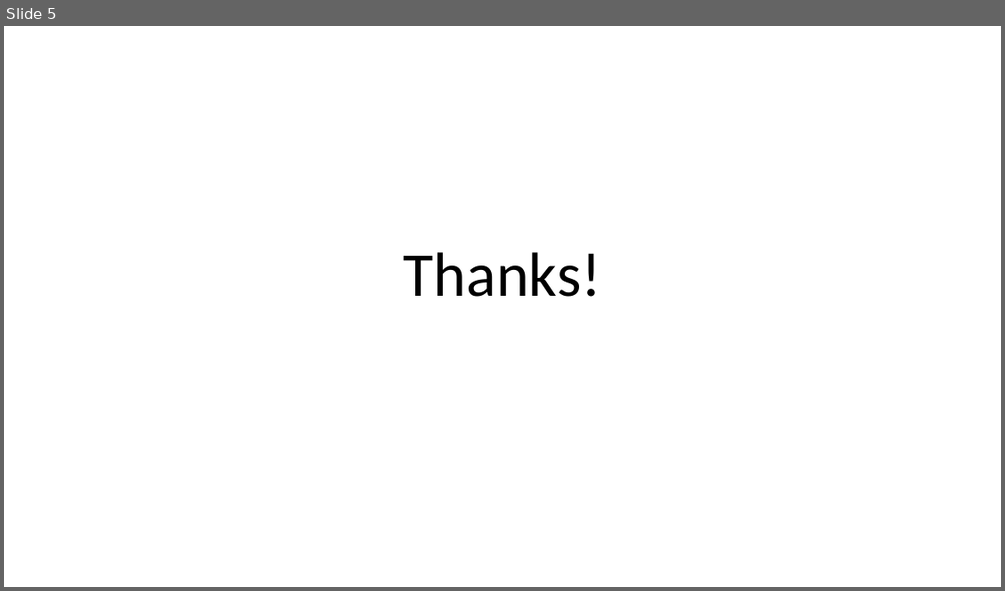
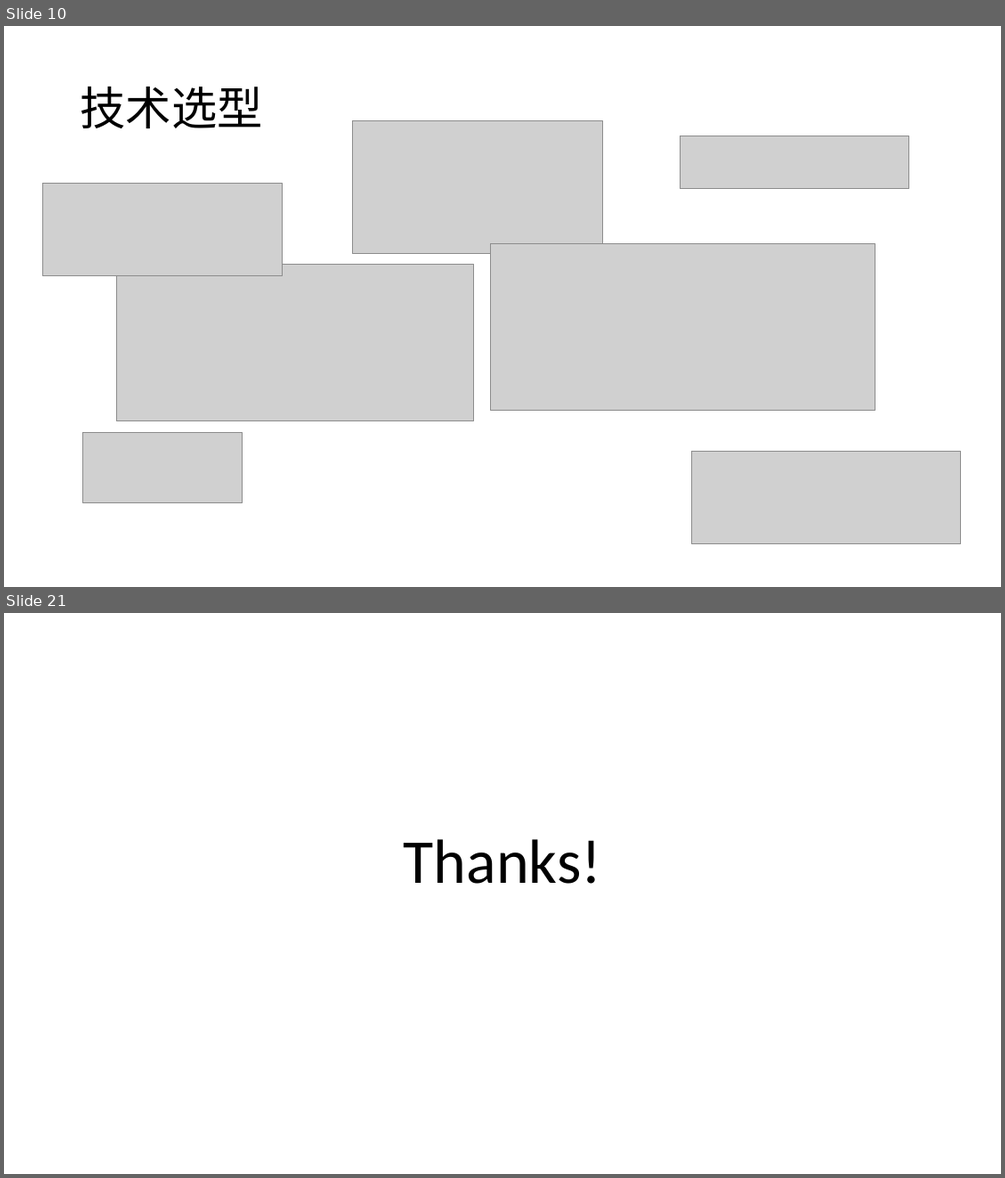
Before and after one commit to xiong35/netease-web, a slide deck: docs/项目介绍.pptx. Shown one above the other, each under a label of ours: slide 5 before the commit, slides 10 and 21 after it; the slides between them are not shown. The pictures are 1005x591 and 1005x1178 pixels, drawn with LibreOffice and Linux fonts; fonts in the diff are those of the drawing; grey boxes stand for pictures. Boxes give left, top, right and bottom in pixels: in the first picture for what was removed or moved away, otherwise in the second. Text is boxed around its words. In the diff, an @@ line names an element or a change of style, - is before the commit and + after.

```diff
--- a/docs/项目介绍.pptx
+++ b/docs/项目介绍.pptx
@@ slide 10 added at (4, 26, 1001, 587), background #FFFFFF @@
@@ title added at (80, 87, 262, 128), 44 pt, text #000000 @@
+技术选型
@@ picture added at (353, 121, 603, 253) @@
@@ picture added at (680, 136, 909, 189) @@
@@ picture added at (43, 183, 283, 276) @@
@@ picture added at (116, 265, 474, 421) @@
@@ picture added at (490, 244, 874, 410) @@
@@ picture added at (82, 432, 242, 502) @@
@@ picture added at (692, 451, 961, 543) @@
@@ what was slide 5 is now slide 21 @@
```
Also in this commit, not shown: 3 slides changed, 16 other slides added, 1 slide removed, 3 other files.
